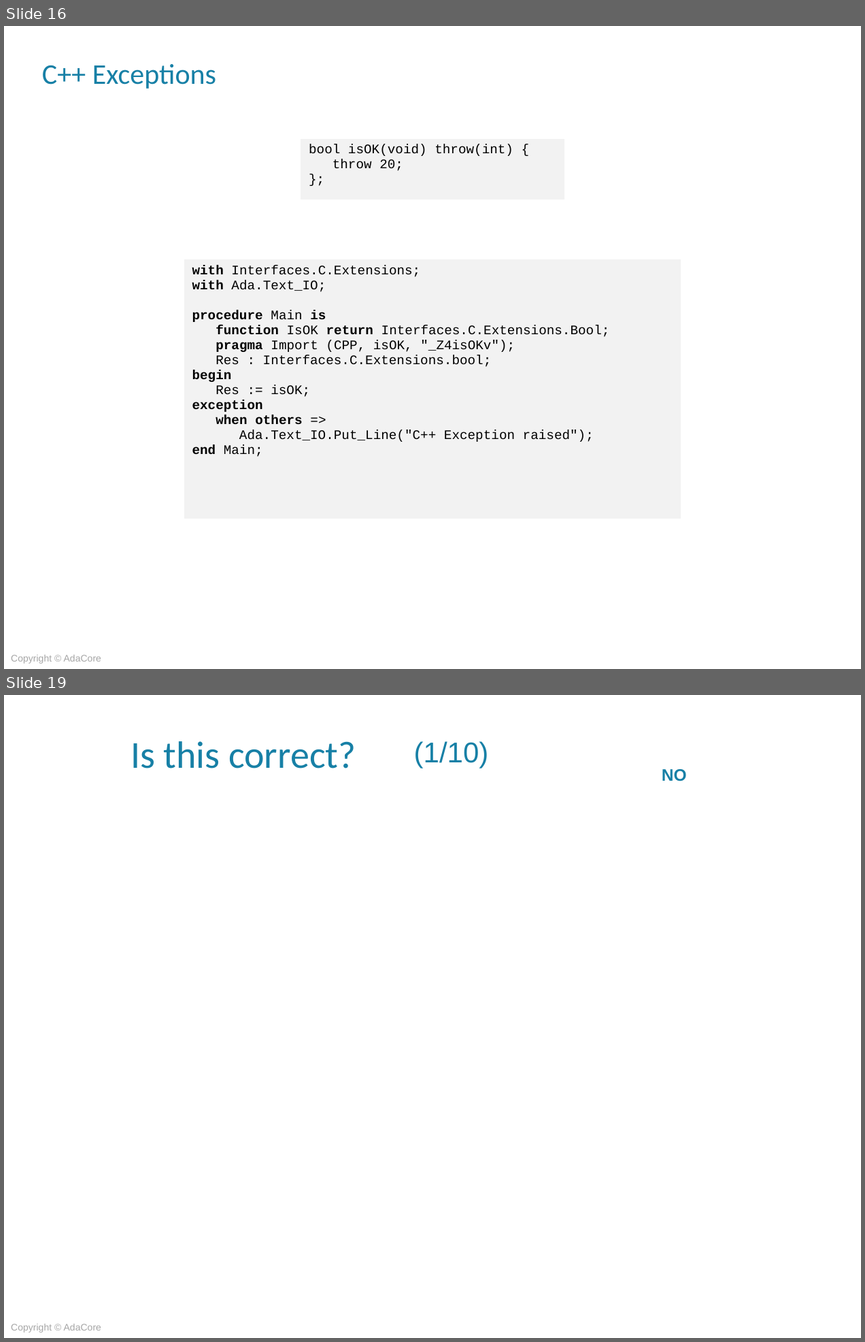
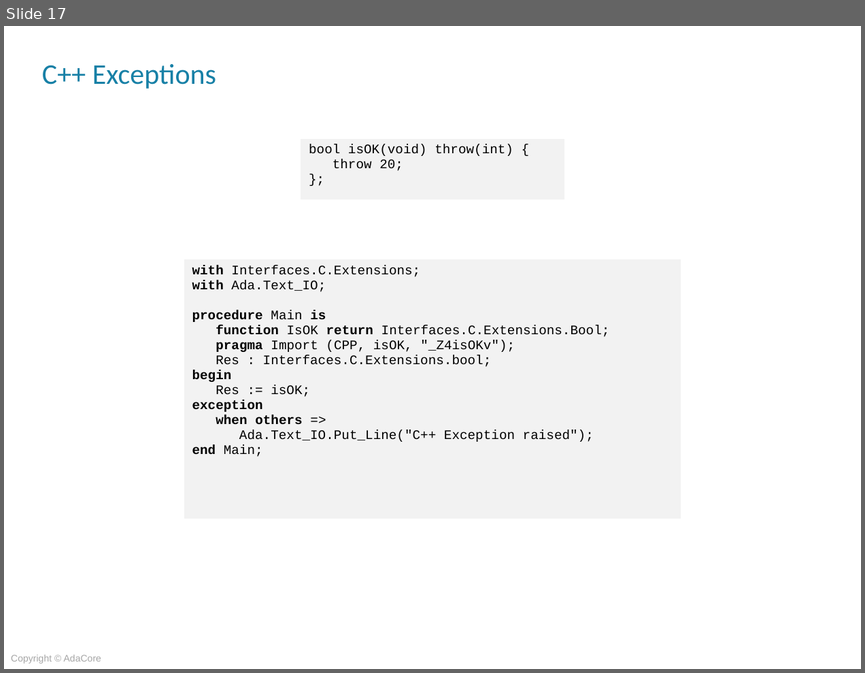
Before and after one commit to AdaCoreU/Courses, a slide deck: lectures/04_Mixed_Language_Programming_In_Ada/03_Ada_and_C++/Slides/03_Ada_and_C++.pptx. Shown one above the other, each under a label of ours: slides 16 and 19 before the commit, slide 17 after it; the slides between them are not shown. The pictures are 865x1342 and 865x673 pixels, drawn with LibreOffice and Linux fonts; fonts in the diff are those of the drawing; background and template pictures are left out. Boxes give left, top, right and bottom in pixels: in the first picture for what was removed or moved away, otherwise in the second. Text is boxed around its words. In the diff, an @@ line names an element or a change of style, - is before the commit and + after.

```diff
--- a/lectures/04_Mixed_Language_Programming_In_Ada/03_Ada_and_C++/Slides/03_Ada_and_C++.pptx
+++ b/lectures/04_Mixed_Language_Programming_In_Ada/03_Ada_and_C++/Slides/03_Ada_and_C++.pptx
@@ slide 19 removed at [4,695,861,1338], background picture (left out); not listed: 1 template element that a slide beside it also shows @@
@@ text removed at [130,741,356,768] @@
-Is this correct?
@@ title removed at [414,741,489,768] @@
-(1/10)
@@ text removed at [662,769,687,781] @@
-NO
@@ what was slide 16 is now slide 17 @@
```
Also in this commit, not shown: 2 slides changed, 9 slides added, 7 other slides removed.
